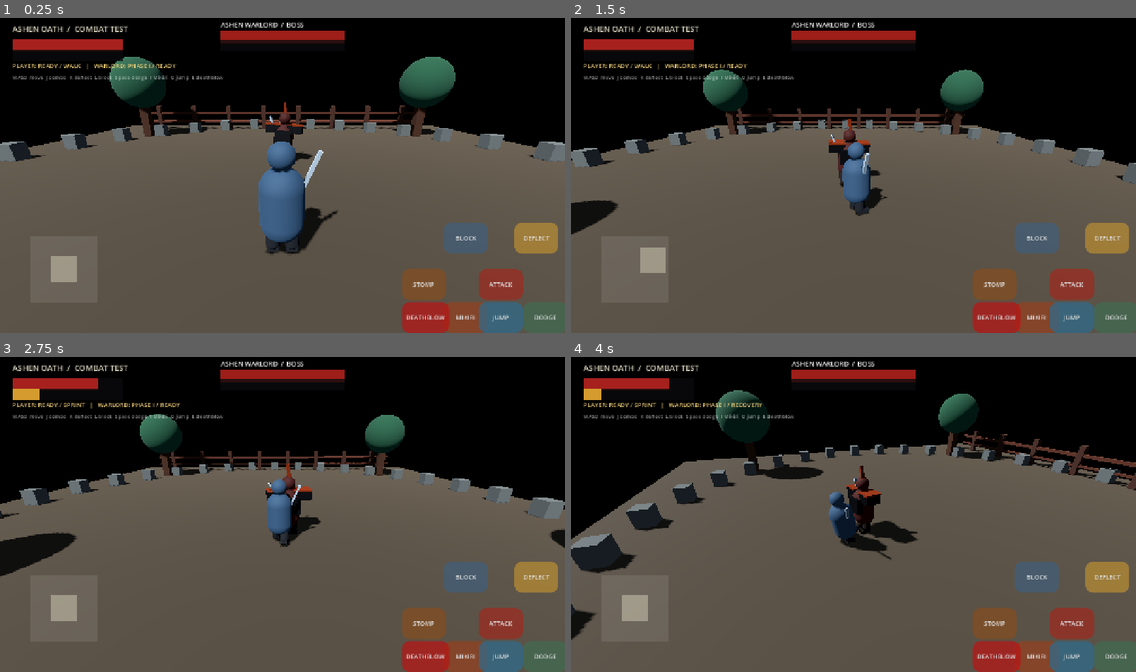
Above: before the commit, frames 1-4 (two rows, left to right).
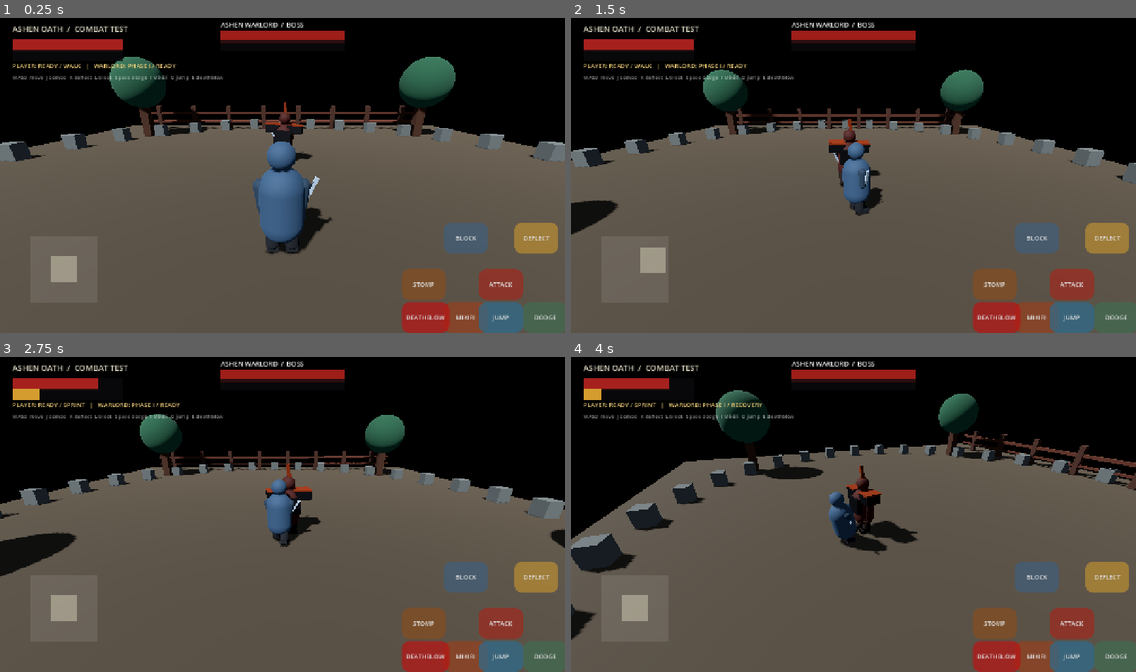
Above: after the commit, the same moments.

Repository: zahaopang-ship-it/Ashen-Oath-Godot
Game: Godot game, scene res://scenes/main.tscn
Same seed, same stepped clock (60 frames per second), same inputs: the game is played once before the commit and once after it. Sound files missing from this copy of the repository are replaced by a short silence.
Inputs (mouse positions are in pixels of both pictures, inside the frame that each line leads up to):
- Up to frame 1 (0.25 s): no input
- Up to frame 2 (1.5 s): tap Enter at 0.5 s; move the mouse to (977, 159) at 0.52 s; hold D 0.53-1.25 s; tap J at 0.6 s; click (977, 159) at 0.67 s; tap Space at 0.77 s; drag from (740, 191) to (825, 238) at 1.27 s
- Up to frame 3 (2.75 s): move the mouse to (339, 442) at 2.02 s; hold D from 2.03 s (still down); tap L at 2.1 s
- Up to frame 4 (4 s): release D at 2.75 s; drag from (825, 577) to (684, 464) at 2.77 s; move the mouse to (1023, 561) at 3.52 s; hold A from 3.53 s (still down); tap O at 3.6 s; tap Space at 3.77 s

The runs differ from the first frame. In frame 1, 0.4% of the frame differs, in the area x 44-60%, y 30-68%; in frame 2, 0.2%; in frame 3, 0.1%; in frame 4, less than 0.1%.

Commit message:
Add procedural arm and weapon articulation

Diff:
--- a/project/scripts/fighter.gd
+++ b/project/scripts/fighter.gd
@@ -41,6 +41,8 @@
 var _weapon_pivot: Node3D
 var _left_leg_pivot: Node3D
 var _right_leg_pivot: Node3D
+var _left_arm_pivot: Node3D
+var _right_arm_pivot: Node3D
 var _combat_anim_time := 0.0
 var _gait_phase := 0.0
 var _locomotion_bob := 0.0
@@ -176,11 +178,13 @@
 	if _body_material:
 		_body_material.set_meta("base_color", _body_material.albedo_color)
 
-func set_animation_rig(upper_body: Node3D, weapon_pivot: Node3D, left_leg: Node3D = null, right_leg: Node3D = null) -> void:
+func set_animation_rig(upper_body: Node3D, weapon_pivot: Node3D, left_leg: Node3D = null, right_leg: Node3D = null, left_arm: Node3D = null, right_arm: Node3D = null) -> void:
 	_upper_body = upper_body
 	_weapon_pivot = weapon_pivot
 	_left_leg_pivot = left_leg
 	_right_leg_pivot = right_leg
+	_left_arm_pivot = left_arm
+	_right_arm_pivot = right_arm
 
 func _update_combat_animation(delta: float) -> void:
 	_combat_anim_time += delta
@@ -188,6 +192,8 @@
 		return
 	var body_pose := Vector3(0.0, 0.0, 0.0)
 	var weapon_pose := Vector3(0.0, 0.0, -0.18)
+	var left_arm_pose := Vector3(0.0, 0.0, 0.10)
+	var right_arm_pose := Vector3(0.0, 0.0, -0.12)
 	var body_offset := Vector3.ZERO
 	var left_leg_pose := 0.0
 	var right_leg_pose := 0.0
@@ -244,6 +250,8 @@
 			"ashen_rend":
 				body_pose = Vector3(-0.62, 0.0, -0.24) * anticipation
 				weapon_pose = Vector3(-2.05, 0.0, -0.82) * anticipation
+		left_arm_pose = Vector3(-0.18, 0.0, 0.28) * anticipation
+		right_arm_pose = Vector3(-0.32, 0.0, -0.42) * anticipation
 	elif state == CombatState.ACTIVE:
 		var progress := 1.0 - clampf(attack_timer / ACTIVE_TIME, 0.0, 1.0)
 		var follow := sin(progress * PI)
@@ -266,43 +274,73 @@
 			"ashen_rend":
 				body_pose = Vector3(0.52, 0.0, 0.72) * follow
 				weapon_pose = Vector3(2.15, 0.0, 1.55) * follow
+		left_arm_pose = Vector3(0.20, 0.0, -0.20) * follow
+		right_arm_pose = Vector3(0.22, 0.0, 0.36) * follow
 	elif state == CombatState.RECOVERY:
+		left_arm_pose = Vector3(0.05, 0.0, 0.12)
+		right_arm_pose = Vector3(0.12, 0.0, -0.08)
 		body_pose = Vector3(0.08, 0.0, 0.08)
 		weapon_pose = Vector3(0.18, 0.0, -0.10)
+		left_arm_pose = Vector3(-0.08, 0.0, 0.14)
+		right_arm_pose = Vector3(0.12, 0.0, -0.18)
 	elif state == CombatState.HITSTUN:
+		left_arm_pose = Vector3(-0.55, 0.0, 0.48)
+		right_arm_pose = Vector3(-0.42, 0.0, -0.50)
 		body_pose = Vector3(-0.42, 0.0, 0.0)
 		weapon_pose = Vector3(0.55, 0.0, 0.3)
 		body_offset = Vector3(0.0, 0.0, 0.12)
+		left_arm_pose = Vector3(-0.48, 0.0, 0.42)
+		right_arm_pose = Vector3(-0.42, 0.0, -0.38)
 	elif state == CombatState.POSTURE_BROKEN:
+		left_arm_pose = Vector3(0.42, 0.0, 0.58)
+		right_arm_pose = Vector3(0.35, 0.0, -0.52)
 		body_pose = Vector3(0.62 + sin(_combat_anim_time * 13.0) * 0.06, 0.0, 0.0)
 		weapon_pose = Vector3(0.85, 0.0, 0.0)
+		left_arm_pose = Vector3(0.38, 0.0, 0.48)
+		right_arm_pose = Vector3(0.32, 0.0, -0.42)
 	elif state == CombatState.EXECUTING:
 		var execution_progress := 1.0 - clampf(execution_timer / 0.82, 0.0, 1.0)
 		if deathblow_executed:
+			left_arm_pose = Vector3(0.45, 0.0, 0.62)
+			right_arm_pose = Vector3(0.52, 0.0, -0.62)
 			# Victim folds forward, then drops as the execution completes.
 			var collapse := smoothstep(0.28, 1.0, execution_progress)
 			body_pose = Vector3(0.28 + collapse * 0.92, 0.0, 0.08)
 			weapon_pose = Vector3(0.35 + collapse * 0.48, 0.0, 0.12)
 			body_offset = Vector3(0.0, -0.10 * collapse, 0.10 * execution_progress)
 		else:
+			left_arm_pose = Vector3(-0.20, 0.0, 0.38)
+			right_arm_pose = Vector3(-0.52, 0.0, -0.48)
 			# Attacker draws back, drives in, and holds the finishing follow-through.
 			var strike := sin(clampf(execution_progress / 0.62, 0.0, 1.0) * PI)
 			body_pose = Vector3(-0.22 + strike * 0.38, 0.0, -0.10 + execution_progress * 0.20)
 			weapon_pose = Vector3(-0.95 + strike * 1.85, 0.0, -0.35 + execution_progress * 0.72)
+		left_arm_pose = Vector3(0.15, 0.0, 0.48)
+		right_arm_pose = Vector3(0.12, 0.0, -0.52)
 	elif state == CombatState.DEAD:
+		left_arm_pose = Vector3(0.65, 0.0, 0.72)
+		right_arm_pose = Vector3(0.72, 0.0, -0.68)
 		body_pose = Vector3(1.35, 0.0, 0.0)
 		weapon_pose = Vector3(0.4, 0.0, 0.0)
 	elif is_blocking:
+		left_arm_pose = Vector3(-0.22, 0.0, 0.36)
+		right_arm_pose = Vector3(-0.48, 0.0, -0.38)
 		body_pose = Vector3(-0.08, 0.0, 0.0)
 		weapon_pose = Vector3(-0.42, 0.0, -0.32)
 	elif is_dodging:
+		left_arm_pose = Vector3(0.38, 0.0, 0.45)
+		right_arm_pose = Vector3(0.30, 0.0, -0.42)
 		body_pose = Vector3(0.25, 0.0, 0.0)
 		body_offset = Vector3(0.0, -0.13, 0.0)
 		weapon_pose = Vector3(0.25, 0.0, -0.24)
 	elif is_mikiri_countering:
+		left_arm_pose = Vector3(-0.18, 0.0, 0.32)
+		right_arm_pose = Vector3(-0.58, 0.0, -0.52)
 		body_pose = Vector3(-0.16, 0.0, 0.0)
 		weapon_pose = Vector3(-0.28, 0.0, -0.5)
 	elif is_sweep_evading:
+		left_arm_pose = Vector3(0.28, 0.0, 0.42)
+		right_arm_pose = Vector3(0.12, 0.0, -0.32)
 		body_pose = Vector3(0.35, 0.0, 0.0)
 		weapon_pose = Vector3(-0.35, 0.0, -0.2)
 	else:
@@ -311,12 +349,20 @@
 		body_pose = Vector3(0.025 * idle_breath + walk_sway * 0.035, 0.0, 0.025 * sin(_combat_anim_time * 1.7) + gait_blend * (0.035 if is_sprinting else 0.015))
 		body_offset = Vector3(0.0, _locomotion_bob, 0.0)
 		weapon_pose = Vector3(0.0, 0.0, -0.18 + 0.035 * sin(_combat_anim_time * 2.0) + walk_sway * 0.045)
+		left_arm_pose = Vector3(0.035 * sin(_combat_anim_time * 2.0), 0.0, 0.10 + walk_sway * 0.12)
+		right_arm_pose = Vector3(-0.04 * sin(_combat_anim_time * 2.0), 0.0, -0.12 - walk_sway * 0.10)
 		if not is_player:
 			weapon_pose.x -= 0.10
 			body_pose.z += 0.025
+			left_arm_pose.z += 0.08
+			right_arm_pose.z -= 0.06
 	_upper_body.rotation = _upper_body.rotation.lerp(body_pose, weight)
 	_upper_body.position = _upper_body.position.lerp(body_offset, weight)
 	_weapon_pivot.rotation = _weapon_pivot.rotation.lerp(weapon_pose, weight)
+	if is_instance_valid(_left_arm_pivot):
+		_left_arm_pivot.rotation = _left_arm_pivot.rotation.lerp(left_arm_pose, weight)
+	if is_instance_valid(_right_arm_pivot):
+		_right_arm_pivot.rotation = _right_arm_pivot.rotation.lerp(right_arm_pose, weight)
 
 func _begin_hit_reaction(attacker: Node3D) -> void:
 	if state == CombatState.POSTURE_BROKEN or is_dead:
--- a/project/scripts/main.gd
+++ b/project/scripts/main.gd
@@ -126,31 +126,83 @@
 	head.position.y = 1.95
 	head.material_override = mat
 	upper_body.add_child(head)
+	var arm_material := StandardMaterial3D.new()
+	arm_material.albedo_color = Color(0.12, 0.18, 0.23) if player_controlled else Color(0.16, 0.055, 0.05)
+	arm_material.roughness = 0.86
+	var left_arm := _make_arm_pivot(upper_body, "LeftArmPivot", -0.39, arm_material)
+	var right_arm := _make_arm_pivot(upper_body, "RightArmPivot", 0.39, arm_material)
 	var weapon_pivot := Node3D.new()
 	weapon_pivot.name = "WeaponPivot"
-	weapon_pivot.position = Vector3(0.42, 1.18, -0.05)
-	upper_body.add_child(weapon_pivot)
+	weapon_pivot.position = Vector3(0.02, -0.84, -0.02)
+	right_arm.add_child(weapon_pivot)
 	var blade := MeshInstance3D.new()
 	var blade_mesh := BoxMesh.new()
-	blade_mesh.size = Vector3(0.07, 0.9, 0.10)
+	blade_mesh.size = Vector3(0.065, 0.92, 0.075)
 	blade.mesh = blade_mesh
-	blade.position = Vector3(0.0, 0.43, 0.0)
-	blade.rotation.z = -0.25
+	blade.position = Vector3(0.0, 0.48, -0.06)
+	blade.rotation.z = -0.16
 	var blade_mat := StandardMaterial3D.new()
 	blade_mat.albedo_color = Color(0.72, 0.78, 0.82)
 	blade_mat.metallic = 0.78
 	blade.material_override = blade_mat
 	weapon_pivot.add_child(blade)
+	var grip := MeshInstance3D.new()
+	var grip_mesh := CylinderMesh.new()
+	grip_mesh.top_radius = 0.045
+	grip_mesh.bottom_radius = 0.045
+	grip_mesh.height = 0.34
+	grip.mesh = grip_mesh
+	grip.position = Vector3(0.0, -0.08, 0.0)
+	grip.material_override = armor_material_for_grip()
+	weapon_pivot.add_child(grip)
 	var leg_material := StandardMaterial3D.new()
 	leg_material.albedo_color = Color(0.075, 0.09, 0.105) if player_controlled else Color(0.095, 0.065, 0.06)
 	leg_material.roughness = 0.9
 	var left_leg := _make_leg_pivot(body, "LeftLegPivot", -0.19, leg_material)
 	var right_leg := _make_leg_pivot(body, "RightLegPivot", 0.19, leg_material)
-	body.set_animation_rig(upper_body, weapon_pivot, left_leg, right_leg)
+	body.set_animation_rig(upper_body, weapon_pivot, left_leg, right_leg, left_arm, right_arm)
 	if not player_controlled:
 		_add_boss_armor(body, upper_body)
 	return body
 
+
+
+func _make_arm_pivot(parent: Node3D, label: String, x: float, material: Material) -> Node3D:
+	var pivot := Node3D.new()
+	pivot.name = label
+	pivot.position = Vector3(x, 1.48, 0.0)
+	parent.add_child(pivot)
+	var upper_arm := MeshInstance3D.new()
+	var upper_shape := CapsuleMesh.new()
+	upper_shape.radius = 0.13
+	upper_shape.height = 0.66
+	upper_arm.mesh = upper_shape
+	upper_arm.position = Vector3(0.0, -0.27, 0.0)
+	upper_arm.material_override = material
+	pivot.add_child(upper_arm)
+	var forearm := MeshInstance3D.new()
+	var forearm_shape := CapsuleMesh.new()
+	forearm_shape.radius = 0.105
+	forearm_shape.height = 0.56
+	forearm.mesh = forearm_shape
+	forearm.position = Vector3(0.0, -0.66, -0.015)
+	forearm.material_override = material
+	pivot.add_child(forearm)
+	var hand := MeshInstance3D.new()
+	var hand_shape := SphereMesh.new()
+	hand_shape.radius = 0.12
+	hand_shape.height = 0.22
+	hand.mesh = hand_shape
+	hand.position = Vector3(0.0, -0.92, -0.035)
+	hand.material_override = material
+	pivot.add_child(hand)
+	return pivot
+
+func armor_material_for_grip() -> StandardMaterial3D:
+	var material := StandardMaterial3D.new()
+	material.albedo_color = Color(0.19, 0.11, 0.075)
+	material.roughness = 0.82
+	return material
 
 func _make_leg_pivot(parent: Node3D, label: String, x: float, material: Material) -> Node3D:
 	var pivot := Node3D.new()
--- a/project/tests/combat_smoke_test.gd
+++ b/project/tests/combat_smoke_test.gd
@@ -146,11 +146,15 @@
 	var gait_weapon := Node3D.new()
 	var left_leg := Node3D.new()
 	var right_leg := Node3D.new()
+	var left_arm := Node3D.new()
+	var right_arm := Node3D.new()
 	gait_fighter.add_child(gait_upper)
 	gait_upper.add_child(gait_weapon)
 	gait_fighter.add_child(left_leg)
 	gait_fighter.add_child(right_leg)
-	gait_fighter.set_animation_rig(gait_upper, gait_weapon, left_leg, right_leg)
+	gait_fighter.add_child(left_arm)
+	gait_fighter.add_child(right_arm)
+	gait_fighter.set_animation_rig(gait_upper, gait_weapon, left_leg, right_leg, left_arm, right_arm)
 	gait_fighter.velocity = Vector3(0.0, 0.0, -5.0)
 	gait_fighter.call("_update_combat_animation", 0.12)
 	_check(gait_fighter._gait_phase > 0.0, "locomotion advances a continuous gait phase")
@@ -163,6 +167,14 @@
 	gait_fighter.velocity = Vector3.ZERO
 	gait_fighter.call("_update_combat_animation", 0.2)
 	_check(absf(left_leg.rotation.x) < 0.1 and absf(right_leg.rotation.x) < 0.1, "legs settle back to idle when movement stops")
+	gait_fighter.start_attack("slash")
+	gait_fighter.attack_timer = 0.18
+	gait_fighter.call("_update_combat_animation", 0.06)
+	_check(absf(right_arm.rotation.x) > 0.05 and absf(left_arm.rotation.x) > 0.05, "attack anticipation coordinates both arm pivots")
+	gait_fighter.state = 0
+	gait_fighter.is_blocking = true
+	gait_fighter.call("_update_combat_animation", 0.06)
+	_check(right_arm.rotation.z < -0.05, "guard pose raises the weapon arm into a defensive angle")
 
 	var feedback_log: Array[String] = []
 	var feedback_receiver := _new_fighter("FeedbackReceiver", Vector3.ZERO)
@@ -246,7 +258,7 @@
 	sprinter.call("_player_update", 0.016)
 	_check(sprinter.is_sprinting and sprinter.velocity.length() > sprinter.move_speed * 0.6 * 1.2, "keyboard sprint request works below full joystick deflection")
 
-	print("Combat tests: ", 72 - failures.size(), "/72 passed")
+	print("Combat tests: ", 74 - failures.size(), "/74 passed")
 	if not failures.is_empty():
 		quit(1)
 	else:
Not shown, changed: DEVELOPMENT_PLAN.md
